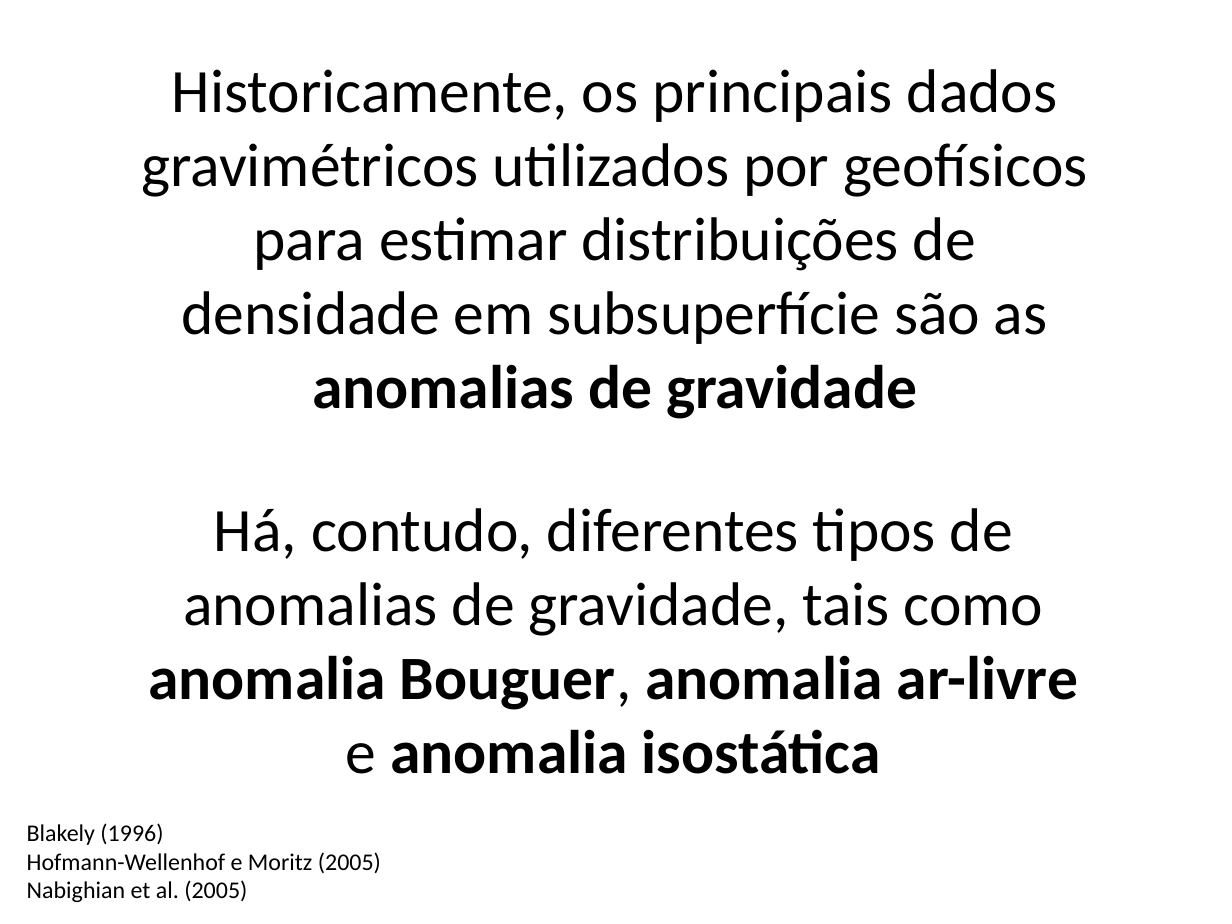
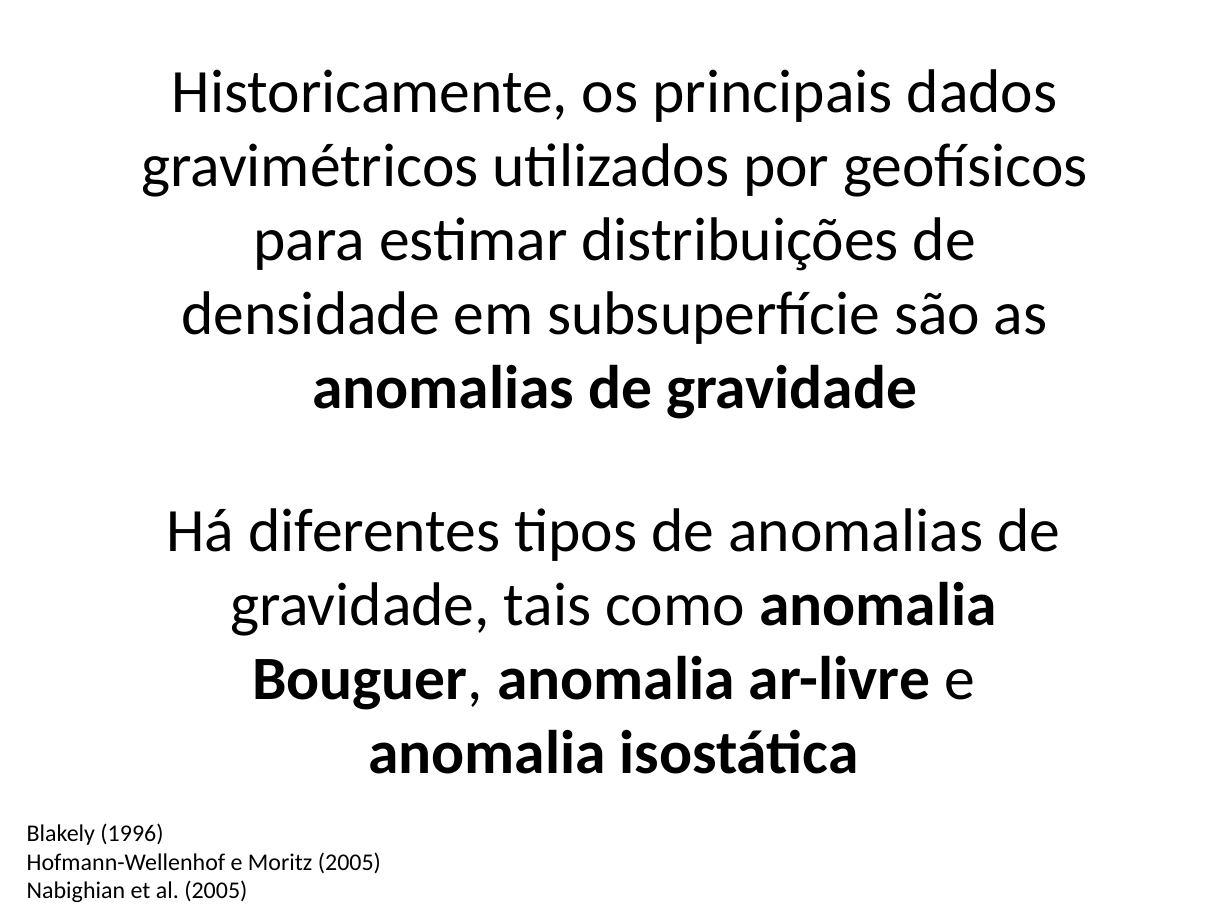
Before and after one commit to pinga-lab/CE-VII-SimBGf-2016, a slide deck: slide 6 of slides/5_disturbio_gravidade.pptx. Drawn at 1232x924 pixels with LibreOffice and Linux fonts; fonts in the diff are those of the drawing. Boxes give left, top, right and bottom in pixels: in the first picture for what was removed or moved away, otherwise in the second. Text is boxed around its words. In the diff, an @@ line names an element or a change of style, - is before the commit and + after.

Commit message:
potencial de gravidade

```diff
--- a/slides/5_disturbio_gravidade.pptx
+++ b/slides/5_disturbio_gravidade.pptx
@@ text at (167,508,1060,774): text changed @@
-Há, contudo, diferentes tipos de anomalias de gravidade, tais como anomalia Bouguer, anomalia ar-livre e anomalia isostática
+Há diferentes tipos de anomalias de gravidade, tais como anomalia Bouguer, anomalia ar-livre e anomalia isostática
```
Also in this commit, not shown: 4 other slides changed, 24 slides added, 1 slide removed.
